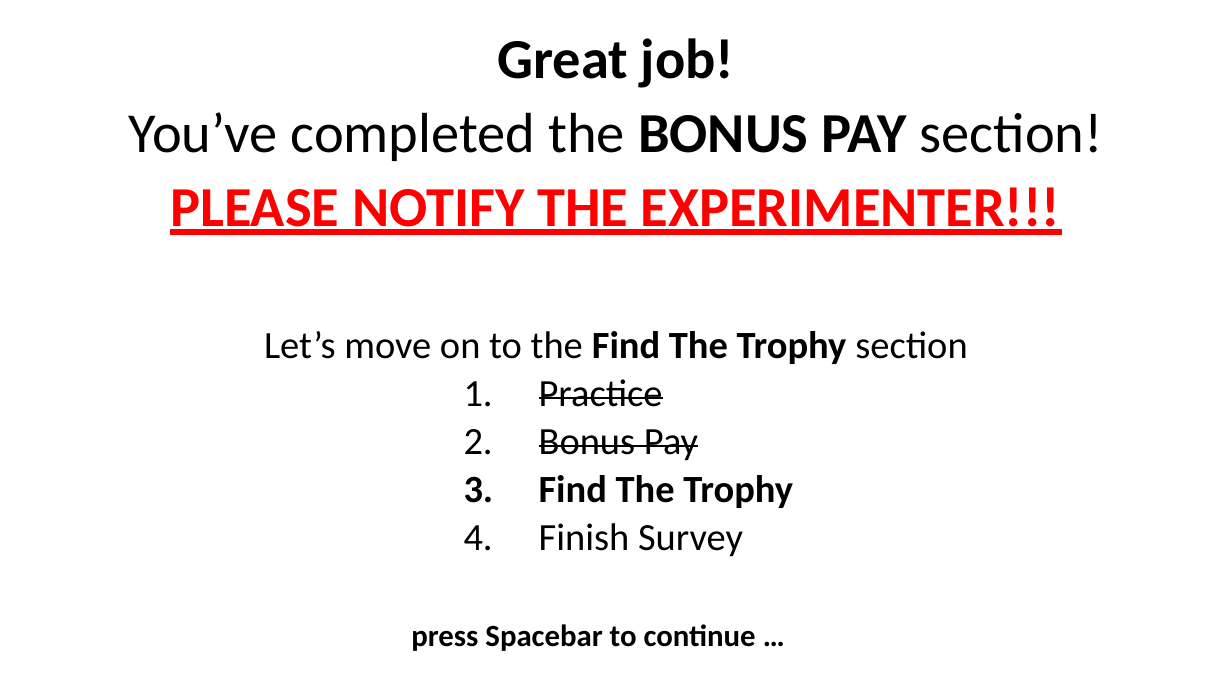
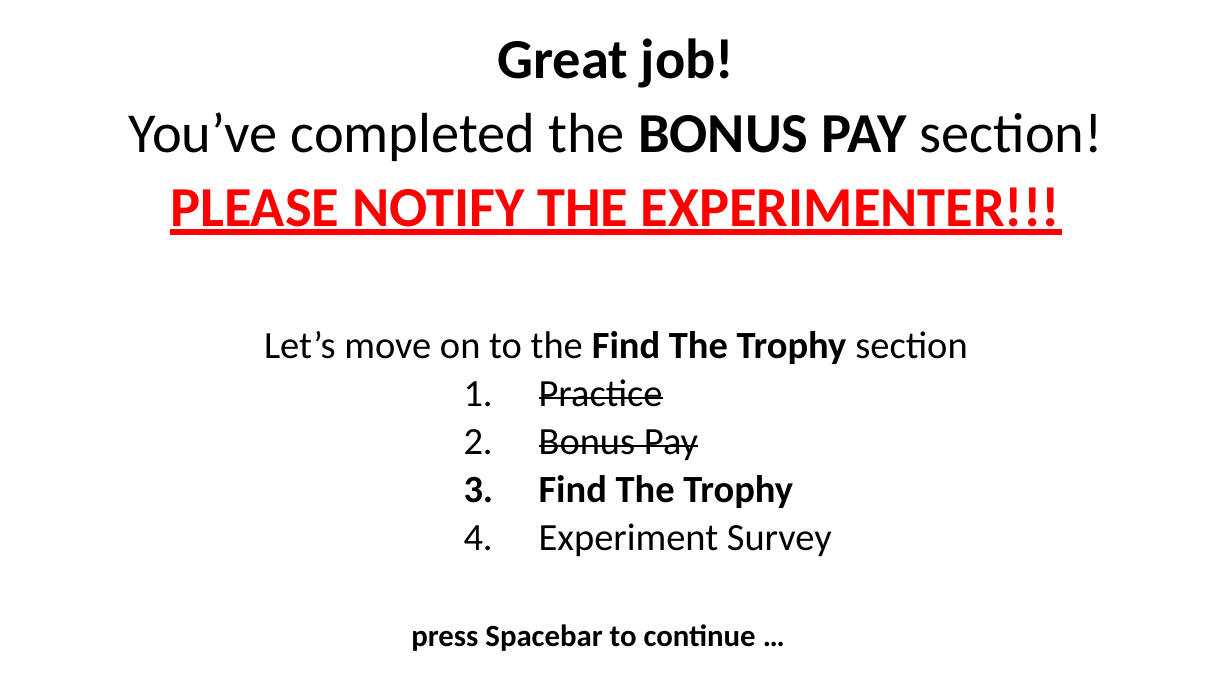
Before and after one commit to kbnealy/OpenMaze, a slide deck: slide 17 of Assets/StreamingAssets/2D_Objects/Circle/Circle.pptx. Drawn at 1232x693 pixels with LibreOffice and Linux fonts; fonts in the diff are those of the drawing. Boxes give left, top, right and bottom in pixels: in the first picture for what was removed or moved away, otherwise in the second. Text is boxed around its words. In the diff, an @@ line names an element or a change of style, - is before the commit and + after.

```diff
--- a/Assets/StreamingAssets/2D_Objects/Circle/Circle.pptx
+++ b/Assets/StreamingAssets/2D_Objects/Circle/Circle.pptx
@@ text at [539, 523, 832, 557]: text changed @@
-                4. Finish Survey
+                4. Experiment Survey
```
Also in this commit, not shown: 29 other files.
